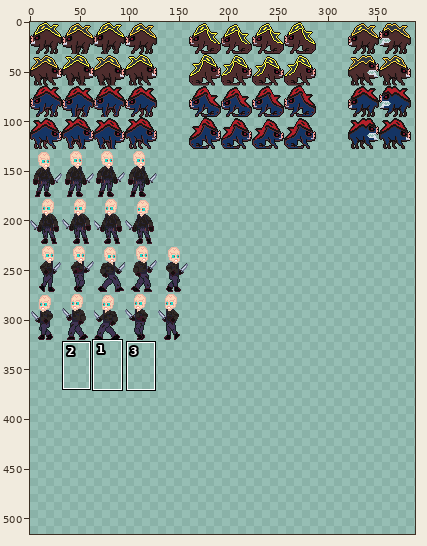
Two versions of one sprite sheet, src/res/spritesheets/enemy/spritesheetEnemy.png. The picture above shows the old version from afar; the outline marks the close-up.
Close-up. Before the commit:
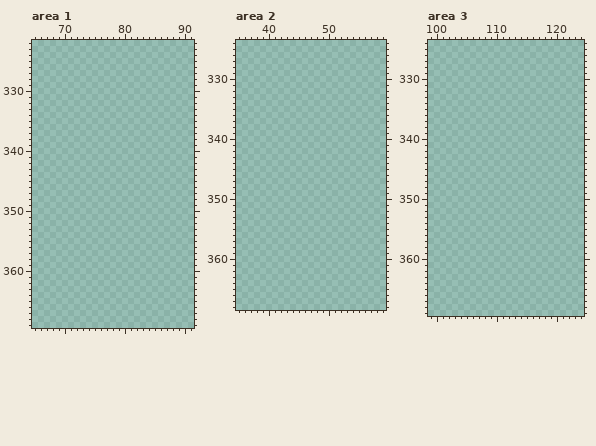
The file is 400x400 pixels. Pixels under 10% opacity are left out. Colours within 5 levels of each other are drawn and written as one. Shown: area 1: x 65..91, y 322..369; area 2: x 35..59, y 324..368; area 3: x 99..124, y 324..369. The old version is drawn lined up with the new one, on the new canvas. The wide view leaves out empty margins. The commit also changed other parts of the picture, which this record leaves out.
Palette (. is transparent): 
The same view after the edit:
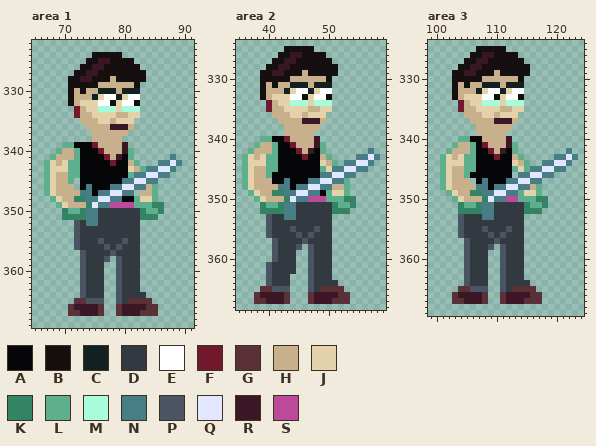
Colours new in this view: A #060608  B #160f0f  C #122020  D #333941  E #ffffff  F #73172d  G #5b3138  H #c7b08b  J #e4d2aa  K #328464  L #5daf8d  M #a6fcdb  N #477d85  P #4a5462  Q #e3e6ff  R #3b1725  S #bc4a9b
The edit:
canvas 400x400 -> 500x600
Changed rows in their new state; - is an unchanged pixel.
Area 1:
first column x 67:
324 --------BBBBB----------
325 -------BBRRBBBB--------
326 ------BBRRBBBBBB-------
327 -----BBRRBBBBBBBB------
328 ----BBRRBBBHBBBBB------
329 ----BBBBBHHHHHHB-------
330 ----BHBHHCCCHCCC-------
331 ----BHHHCJEECJEE-------
332 ----BHJJJEEBJEEB-------
333 -----FHJJMMMJMMM-------
334 -----FHHJJJJHHJJ-------
335 ------HHHJJHJJJ--------
336 -------HHHHRRRH--------
337 --------HHHHHH---------
338 --------HHHHH----------
339 ---LLAAAFHHHHR---------
340 --LHHLAAAFHHHRL--------
341 -LHHHLAAAAFHRAL------N-
342 LJHJLLAAAAAFAAHL---NNQN
343 LJJJLLAAAAAAAAJHLNNQQN-
344 LJHHLLAAAAAAAALNNQQNN--
345 LJHHL-AAAAAAANNQQNN----
346 LJHHH-ANAAANNQQNNHL----
347 LJHHHHNNANNQQNN-HHL----
348 -LJHHKKNNQQNNAALJJL----
349 --LJHHHKQNNSSSSLLLKK---
350 ---KLLKNNDDDDDDDKLLK---
351 ---KKKKNNDDDDDDDKKK----
352 -----PDNNDDDDDDD-------
353 -----PDDDDDDDDDD-------
354 -----PDDDDDDDDDD-------
355 -----PDDDPDDDPDD-------
356 -----PDDDDPDPDDD-------
357 ------PDDDDPDDDD-------
358 ------PDDDP-PDDD-------
359 ------PDDD--PDDD-------
360 ------PDDD--PDDD-------
361 ------PDDD--PDDD-------
362 ------PDDD--PDDD-------
363 ------PDDD--PDDD-------
364 ------PDDD--PDDDD------
365 -----GGPPP--PDGGGG-----
366 ----GRRRRG--GRRRRGG----
367 ----GGRRRG--GRRRGGG----
Area 2:
first column x 36:
325 -------BBBBB-----------
326 ------BBRRBBBB---------
327 -----BBRRBBBBBB--------
328 ----BBRRBBBBBBBB-------
329 ---BBRRBBBHBBBBB-------
330 ---BBBBBHHHHHHB--------
331 ---BHBHHCCCHCCC--------
332 ---BHHHCJEECJEE--------
333 ---BHJJJEEBJEEB--------
334 ----FHJJMMMJMMM--------
335 ----FHHJJJJHHJJ--------
336 -----HHHJJHJJJ---------
337 ------HHHHRRRH---------
338 -------HHHHHH----------
339 -------HHHHH-----------
340 ---LLAAFHHHHR----------
341 --LHHLAAFHHHRL---------
342 -LHHHLAAAFHRAL-------N-
343 LJHJLLAAAAFAAHL----NNQN
344 LJJJLLAAAAAAAJHL-NNQQN-
345 LJHHLLAAAAAAALJNNQQNN--
346 LJHHLAAAAAAAANNQQNN----
347 LJHHHAANAAANNQQNNL-----
348 LJHHHHNNANNQQNNHHL-----
349 -LJHHKKNNQQNNALJJL-----
350 --LJHHHKQNNSSSLLLKK----
351 ---KLLKNNDDDDDDKLLK----
352 ---KKKKNNDDDDDDKKK-----
353 ----PDDNNDDDDDD--------
354 ----PDDDDDDDDDD--------
355 ----PDDDPDDDPDD--------
356 ----PDDDDPDPDDD--------
357 -----PDDDDPDDDD--------
358 -----PDDDP-PDDD--------
359 -----PDDD--PDDD--------
360 -----PDDD--PDDD--------
361 ----PDDDD--PDDD--------
362 ----PDDDD--PDDD--------
363 ----PDDD---PDDD--------
364 ----PDDD---PDDDD-------
365 ---GGPPP---PDGGGG------
366 --GRRRRG---GRRRRGG-----
367 --GGRRRG---GRRRGGG-----
Area 3:
first column x 101:
325 ------BBBBB------------
326 -----BBRRBBBB----------
327 ----BBRRBBBBBB---------
328 ---BBRRBBBBBBBB--------
329 --BBRRBBBHBBBBB--------
330 --BBBBBHHHHHHB---------
331 --BHBHHCCCHCCC---------
332 --BHHHCJEECJEE---------
333 --BHJJJEEBJEEB---------
334 ---FHJJMMMJMMM---------
335 ---FHHJJJJHHJJ---------
336 ----HHHJJHJJJ----------
337 -----HHHHRRRH----------
338 ------HHHHHH-----------
339 ------HHHHH------------
340 ---LLAAHHHHR-----------
341 --LHHLAFHHHRL----------
342 -LHHHLAAFHRAL--------N-
343 LJHJLLAAAFAAHL-----NNQN
344 LJJJLLAAAAAAJHL--NNQQN-
345 LJHHLLAAAAAALJLNNQQNN--
346 LJHHLAAAAAAA-NNQQNN----
347 LJHHH-ANAAANNQQNN------
348 LJHHHHNNANNQQNNHL------
349 -LJHHKKNNQQNNLJJL------
350 --LJHHHKQNNSSLLLKK-----
351 ---KLLKNNDDDDDKLLK-----
352 ---KKKKNNDDDDDKKK------
353 ---PDDDNNDDDDD---------
354 ---PDDDDDDDDDD---------
355 ---PDDDPDDDPDD---------
356 ---PDDDDPDPDDD---------
357 ----PDDDDPDDDD---------
358 ----PDDDP-PDDD---------
359 ----PDDD--PDDD---------
360 ----PDDD--PDDD---------
361 ----PDDD--PDDD---------
362 ----PDDD--PDDD---------
363 ----PDDD--PDDD---------
364 ----PDDD--PDDDD--------
365 ---GGPPP--PDGGGG-------
366 --GRRRRG--GRRRRGG------
367 --GGRRRG--GRRRGGG------
